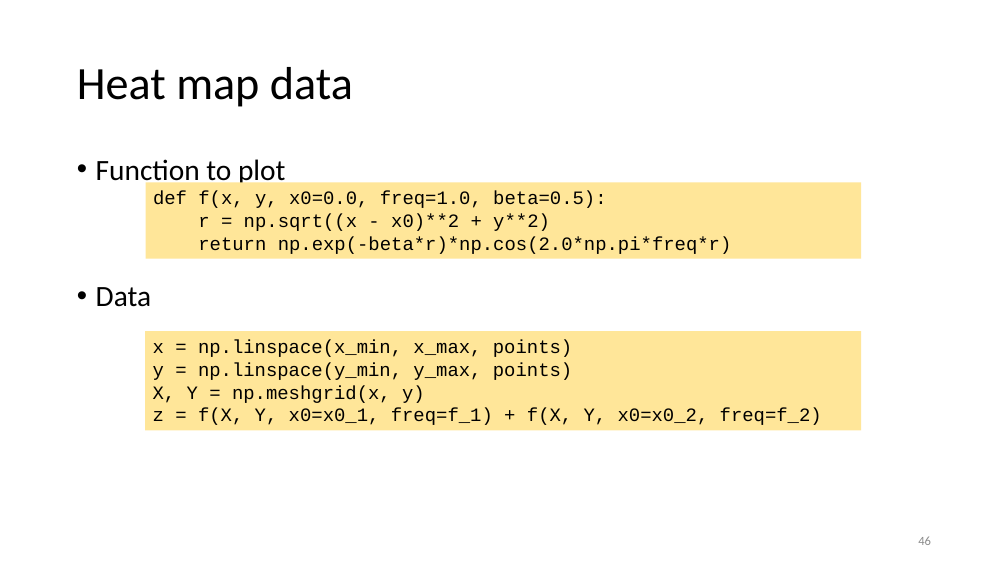
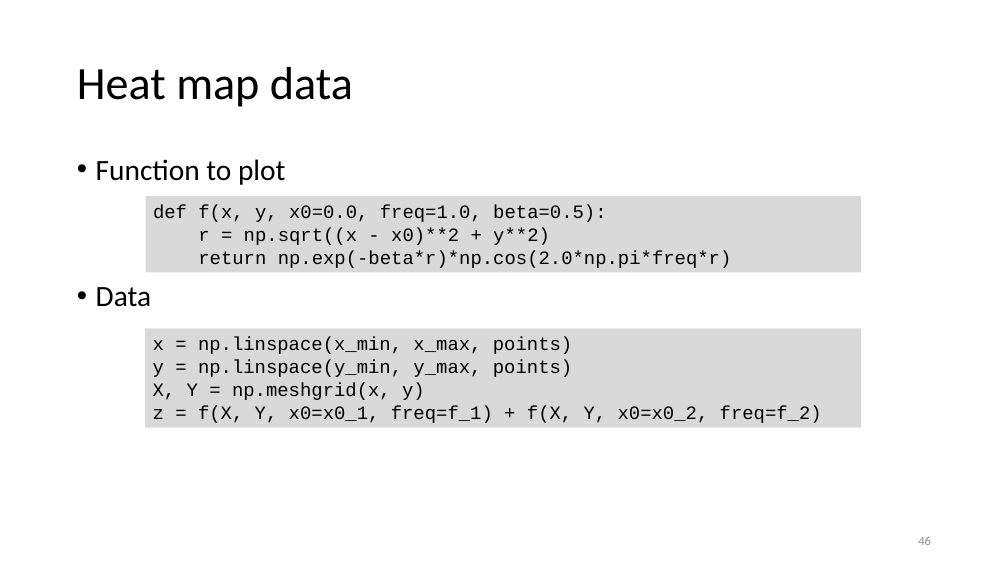
Before and after one commit to gjbex/Scientific-Python, a slide deck: slide 46 of scientific_python.pptx. Drawn at 1008x567 pixels with LibreOffice and Linux fonts; fonts in the diff are those of the drawing. Boxes give left, top, right and bottom in pixels: in the first picture for what was removed or moved away, otherwise in the second. Text is boxed around its words. In the diff, an @@ line names an element or a change of style, - is before the commit and + after.

Commit message:
Fix format of matplotlib section

```diff
--- a/scientific_python.pptx
+++ b/scientific_python.pptx
@@ rectangle "def f(x, y, x0=0.0, freq=1.0, ..." at [146, 196, 862, 272]: fill #FFE699 to #D9D9D9 @@
@@ rectangle "def f(x, y, x0=0.0, freq=1.0, ...": place and size @@
-rectangle "def f(x, y, x0=0.0, freq=1.0, ..." at [146, 182, 862, 259]
+rectangle "def f(x, y, x0=0.0, freq=1.0, ..." at [146, 196, 862, 272]
@@ rectangle "x = np.linspace(x_min, x_max, points)" at [145, 328, 861, 427]: fill #FFE699 to #D9D9D9 @@
```
Also in this commit, not shown: 9 other slides changed.
